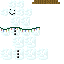
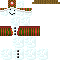
Revision of a layered (64, 64) image; what changed, layer by layer:
hid "Layer 12", opacity 33% → 100%, painted on it over [0, 27, 40, 32]
removed layer "Layer 11" (was 33%) over [1, 28, 40, 32]
removed layer "Layer 10" over [0, 27, 40, 32]
showed "Layer 9 copy 2" over [0, 26, 40, 36]
showed "Layer 7" over [0, 0, 32, 13]
showed "Layer 9" over [0, 26, 40, 36]
showed "Layer 8" over [0, 26, 40, 36]
